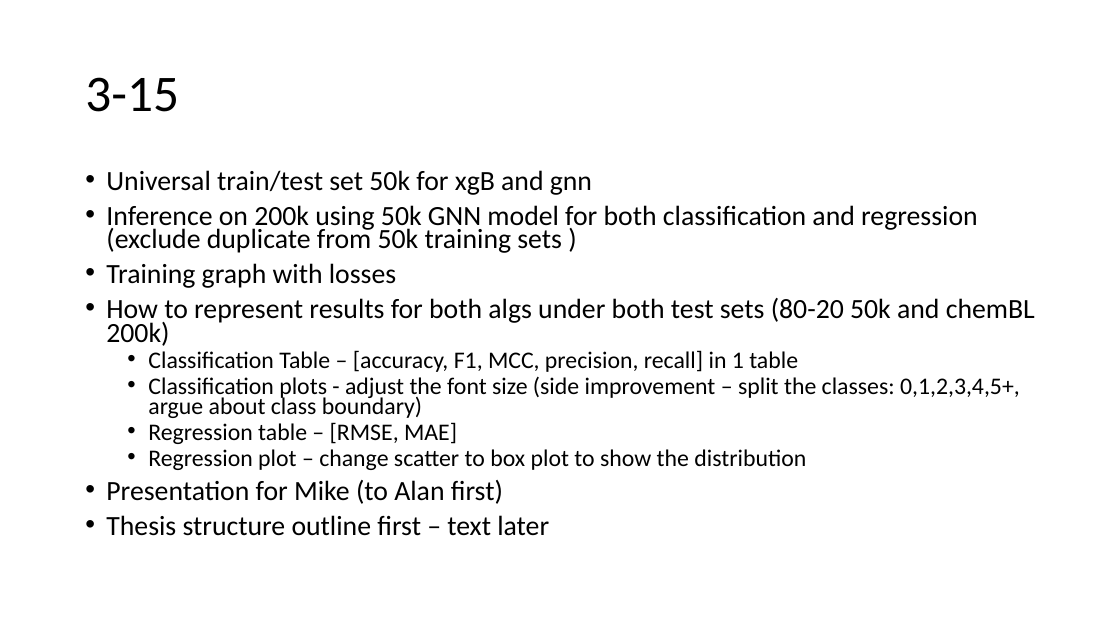
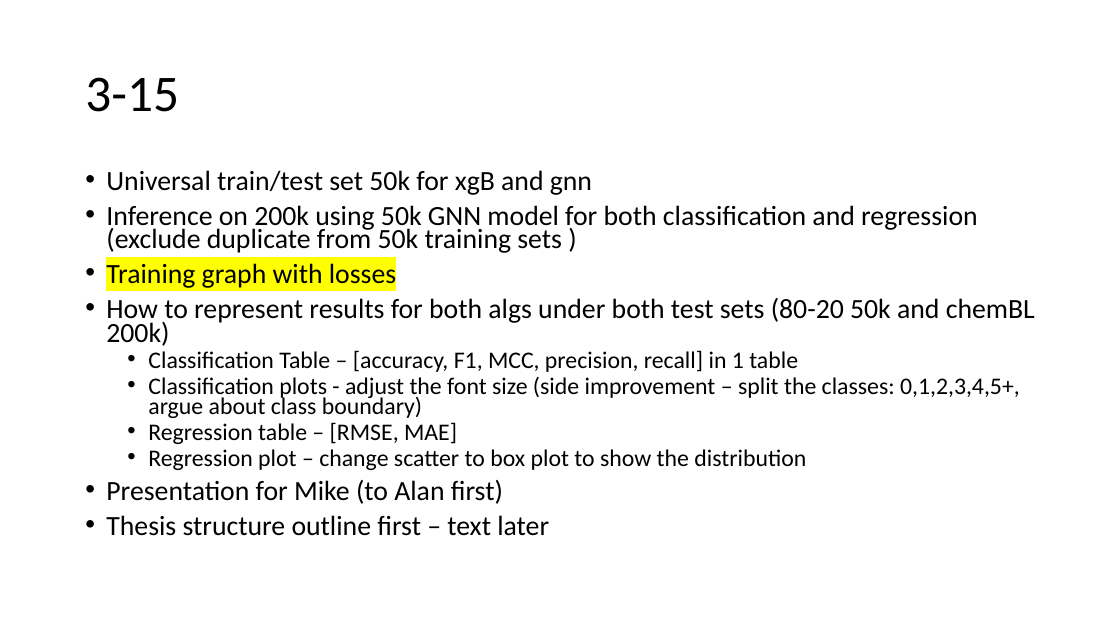
Before and after one commit to penguin9360/master_thesis, a slide deck: slide 5 of Thesis progress.pptx. Drawn at 1120x630 pixels with LibreOffice and Linux fonts; fonts in the diff are those of the drawing. Boxes give left, top, right and bottom in pixels: in the first picture for what was removed or moved away, otherwise in the second. Text is boxed around its words. In the diff, an @@ line names an element or a change of style, - is before the commit and + after.

```diff
--- a/Thesis progress.pptx
+++ b/Thesis progress.pptx
@@ text at (x1=106, y1=263, x2=396, y2=288): highlight none to #FFFF00 in "Training graph with losses" @@
```
Also in this commit, not shown: 1 slide added, 4 other files.
